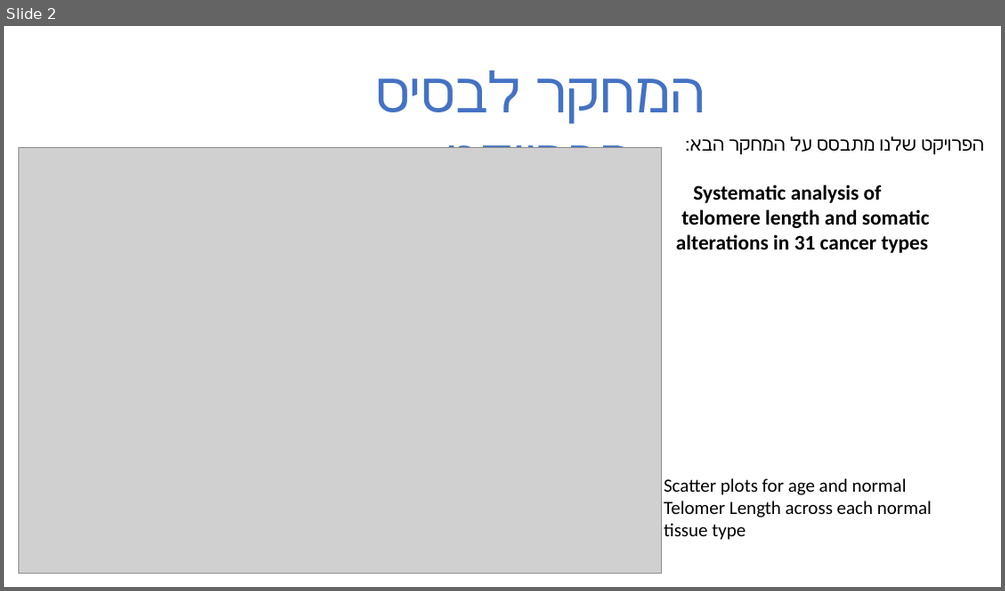
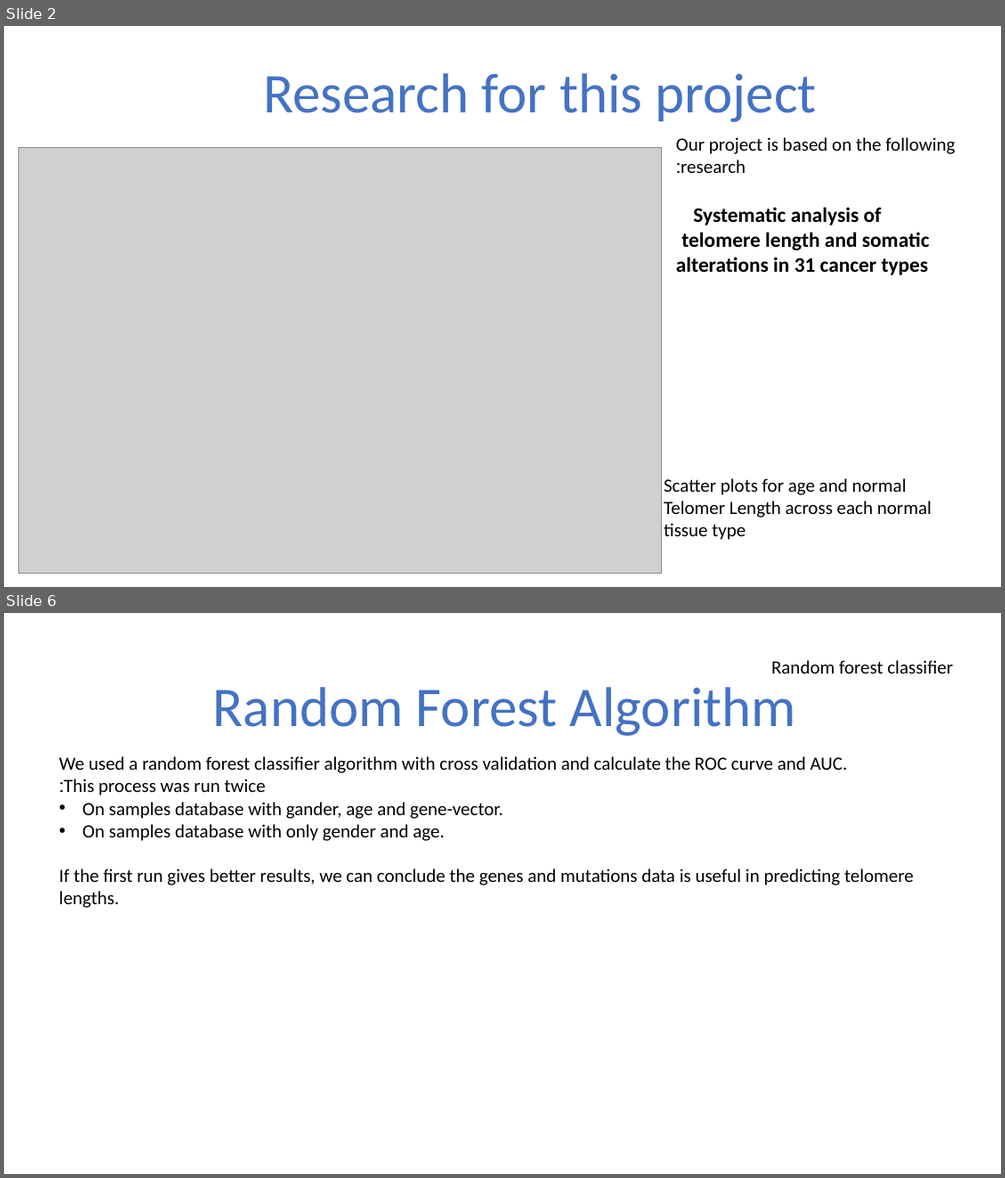
Before and after one commit to bmk1239/predict_telomere_length, a slide deck: presentation.pptx. Shown one above the other, each under a label of ours: slide 2 before the commit, slides 2 and 6 after it; the slides between them are not shown. The pictures are 1005x591 and 1005x1178 pixels, drawn with LibreOffice and Linux fonts; fonts in the diff are those of the drawing; grey boxes stand for pictures. Boxes give left, top, right and bottom in pixels: in the first picture for what was removed or moved away, otherwise in the second. Text is boxed around its words. In the diff, an @@ line names an element or a change of style, - is before the commit and + after.

```diff
--- a/presentation.pptx
+++ b/presentation.pptx
@@ slide 6 added at <box>4,613,1001,1174</box>, background #FFFFFF @@
@@ text added at <box>771,660,953,674</box>, 18 pt, text #000000 @@
+Random forest classifier
@@ text added at <box>213,687,796,736</box>, 54 pt, text #4472C4 @@
+Random Forest Algorithm
@@ text added at <box>59,756,914,908</box>, 18 pt, text #000000 @@
+We used a random forest classifier algorithm with cross validation and calculate the ROC curve and AUC.
+This process was run twice:
+• On samples database with gander, age and gene-vector.
+• On samples database with only gender and age.
+If the first run gives better results, we can conclude the genes and mutations data is useful in predicting telomere lengths.
@@ slide 2 changed as well @@
@@ text at <box>263,73,817,122</box>: text changed @@
-המחקר לבסיס הפרויקט
+Research for this project
@@ text at <box>676,137,955,173</box>: text changed @@
-הפרויקט שלנו מתבסס על המחקר הבא:
+Our project is based on the following research:
```
Also in this commit, not shown: 5 other slides added, 4 slides removed.
